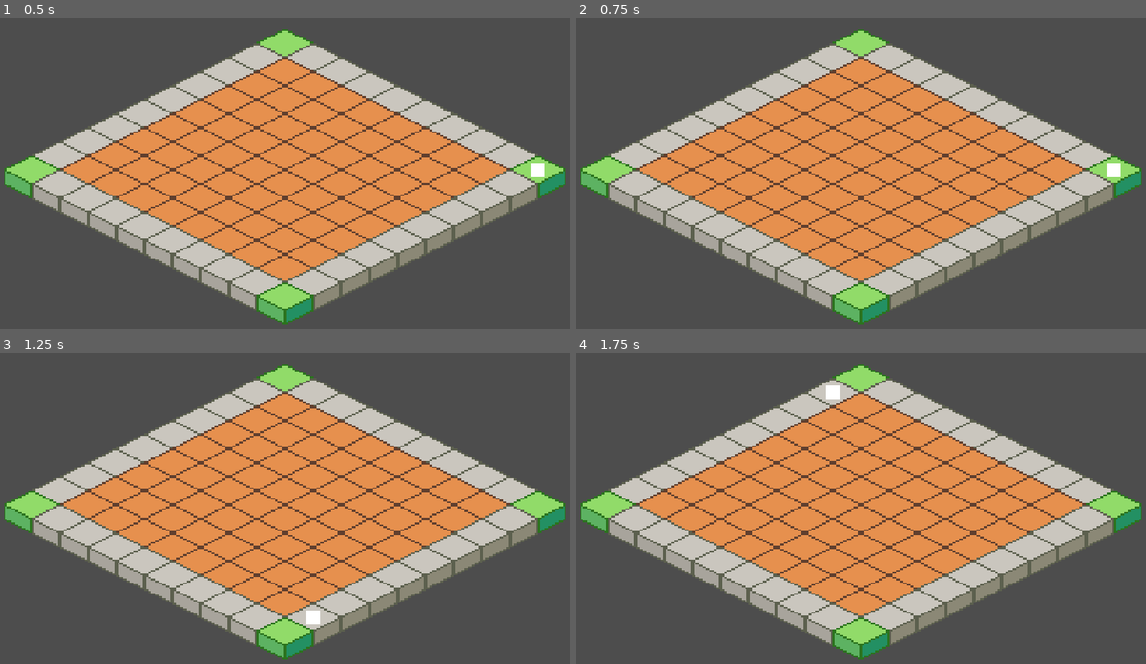
Above: before the commit, frames 1-4 (two rows, left to right).
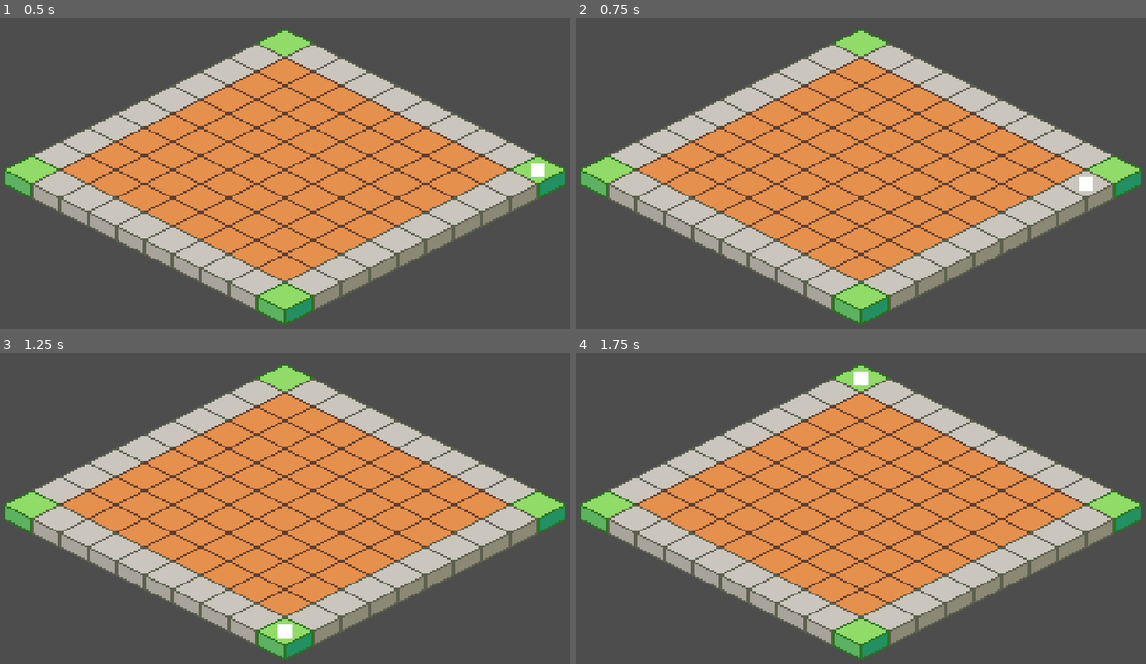
Above: after the commit, the same moments.

Repository: MissionToPsyche-Platinum/platinum_24d_game_psycheopoly-psb
Game: Godot game, scene res://scenes/GameBoard.tscn
The game is run twice, just before and just after one commit, with the same random seed, the same clock (stepped at 60 frames per second) and the same inputs.
Inputs:
- Up to frame 1 (0.5 s): no input
- Up to frame 2 (0.75 s): tap Enter at 0.5 s; hold Right from 0.53 s (still down)
- Up to frame 3 (1.25 s): keep holding Right; tap Space at 0.77 s
- Up to frame 4 (1.75 s): tap Space at 1.25, 1.52 s; release Right at 1.28 s; hold Left from 1.28 s (still down)

Frame 1 is identical in both runs. In frame 2, 0.2% of the frame differs, in the area x 88-96%, y 46-56%; in frame 3, 0.2%, in the area x 48-57%, y 82-92%; in frame 4, 0.2%.

Commit message:
fix: correct coordinate conversion logic for board space calculations

Diff:
--- a/scripts/core/piece.gd
+++ b/scripts/core/piece.gd
@@ -28,18 +28,18 @@
 
 # Convert (x, y) coordinates to board space number (0-39)
 func get_space_from_coords(x: int, y: int) -> int:
-	# Bottom edge: spaces 0-9 (right to left, y=9, x=8 to -1)
+	# Right edge: spaces 0-9 (top to bottom, x=8, y=0 to 9)
+	if x == 8:
+		return y
+	# Bottom edge: spaces 10-19 (right to left, y=9, x=7 to -1)
 	if y == 9:
-		return 8 - x
-	# Left edge: spaces 10-19 (bottom to top, x=-1, y=8 to -1)
+		return 10 + (7 - x)
+	# Left edge: spaces 20-29 (bottom to top, x=-1, y=8 to -1)
 	if x == -1:
-		return 10 + (8 - y)
-	# Top edge: spaces 20-29 (left to right, y=0, x=-1 to 8)
+		return 20 + (8 - y)
+	# Top edge: spaces 30-39 (left to right, y=0, x=-1 to 7)
 	if y == 0:
-		return 20 + (x + 1)
-	# Right edge: spaces 30-39 (top to bottom, x=8, y=0 to 9)
-	if x == 8:
-		return 30 + y
+		return 30 + (x + 1)
 	return 0
 
 
@@ -47,18 +47,18 @@
 func get_coords_from_space(space: int) -> Vector2i:
 	space = space % 40  # Wrap around the board
 
-	# Bottom edge: spaces 0-9
+	# Right edge: spaces 0-9 (x=8, y=0 to 9)
 	if space <= 9:
-		return Vector2i(8 - space, 9)
-	# Left edge: spaces 10-19
+		return Vector2i(8, space)
+	# Bottom edge: spaces 10-19 (y=9, x=7 to -1)
 	elif space <= 19:
-		return Vector2i(-1, 8 - (space - 10))
-	# Top edge: spaces 20-29
+		return Vector2i(7 - (space - 10), 9)
+	# Left edge: spaces 20-29 (x=-1, y=8 to -1)
 	elif space <= 29:
-		return Vector2i((space - 20) - 1, 0)
-	# Right edge: spaces 30-39
+		return Vector2i(-1, 8 - (space - 20))
+	# Top edge: spaces 30-39 (y=0, x=-1 to 7)
 	else:
-		return Vector2i(8, space - 30)
+		return Vector2i((space - 30) - 1, 0)
 
 
 # Roll dice and move (for testing, generates random 2-12)
